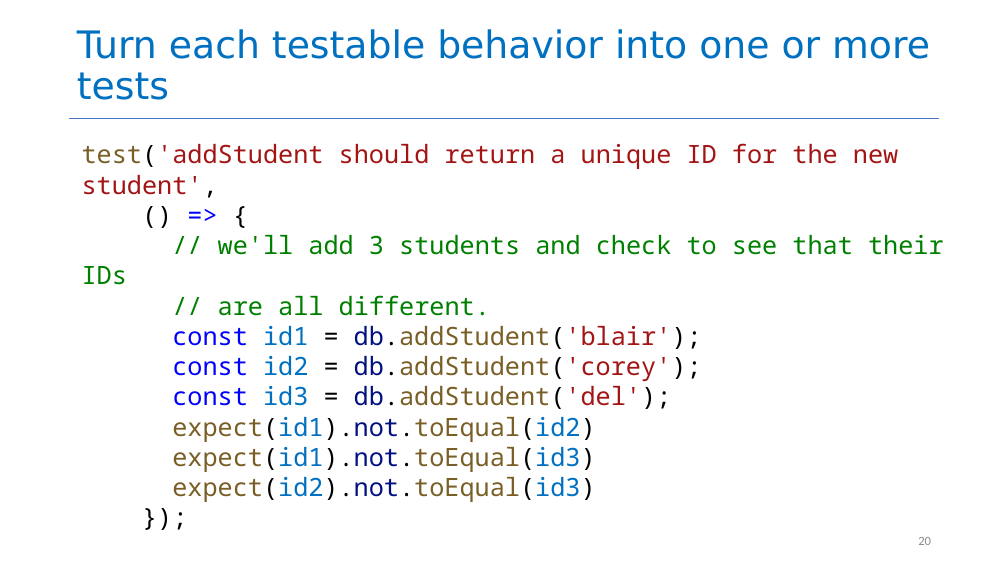
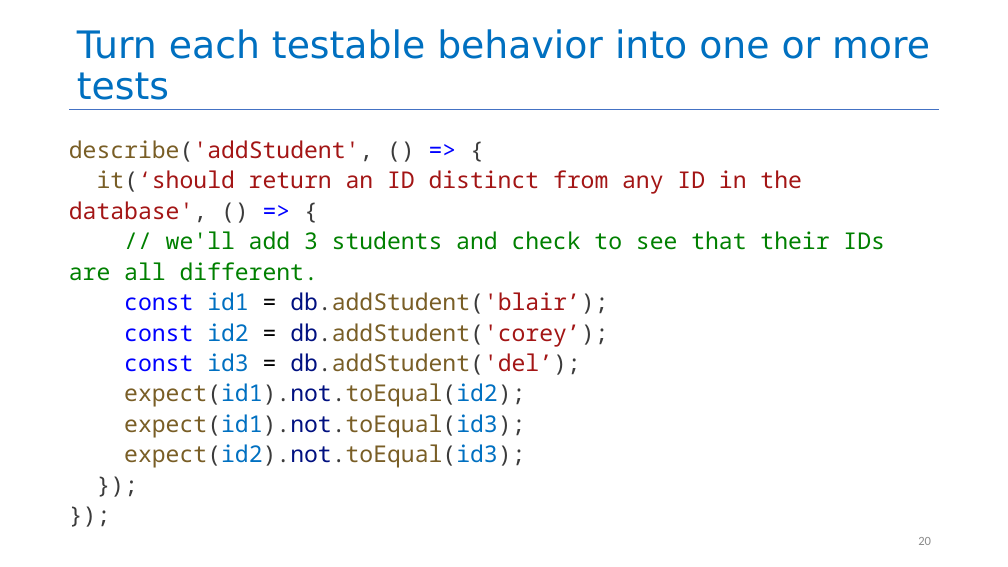
Before and after one commit to rimshaTest/CS4530-Spring-2026, a slide deck: slide 20 of Slides/Module 02.2 Test-Driven Development.pptx. Drawn at 1008x567 pixels with LibreOffice and Linux fonts; fonts in the diff are those of the drawing. Boxes give left, top, right and bottom in pixels: in the first picture for what was removed or moved away, otherwise in the second. Text is boxed around its words. In the diff, an @@ line names an element or a change of style, - is before the commit and + after.

```diff
--- a/Slides/Module 02.2 Test-Driven Development.pptx
+++ b/Slides/Module 02.2 Test-Driven Development.pptx
@@ line moved from (70, 118) - (939, 118) to (70, 110) - (939, 110) @@
@@ text at <box>69,140,885,468</box>: paragraph added @@
+});
@@ text "describe('addStudent', () => {": place and size @@
-text "describe('addStudent', () => {" at <box>82,143,944,502</box>
+text "describe('addStudent', () => {" at <box>69,140,885,468</box>
@@ text "describe('addStudent', () => {" at <box>69,140,885,468</box>: size 24 to 22 pt, text colour #000000 to #3B3B3B in "});"; line spacing 1 to 1.1 @@
@@ text at <box>69,140,885,468</box>: text changed; size 24 to 22 pt @@
-test('addStudent should return a unique ID for the new student',
-() => {
-// we'll add 3 students and check to see that their IDs
-// are all different.
-const id1 = db.addStudent('blair');
-const id2 = db.addStudent('corey');
-const id3 = db.addStudent('del');
-expect(id1).not.toEqual(id2)
-expect(id1).not.toEqual(id3)
-expect(id2).not.toEqual(id3)
+describe('addStudent', () => {
+it(‘should return an ID distinct from any ID in the database', () => {
+// we'll add 3 students and check to see that their IDs are all different.
+const id1 = db.addStudent('blair’);
+const id2 = db.addStudent('corey’);
+const id3 = db.addStudent('del’);
+expect(id1).not.toEqual(id2);
+expect(id1).not.toEqual(id3);
+expect(id2).not.toEqual(id3);
```
Also in this commit, not shown: 15 other slides changed, 1 other file.
